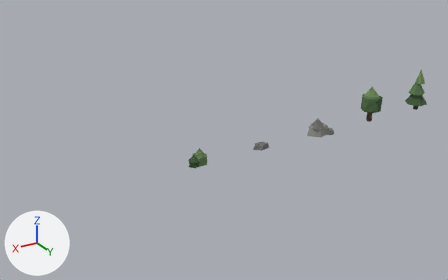
An edit to the glTF model assets/props/props.glb, drawn before and after from the same camera.
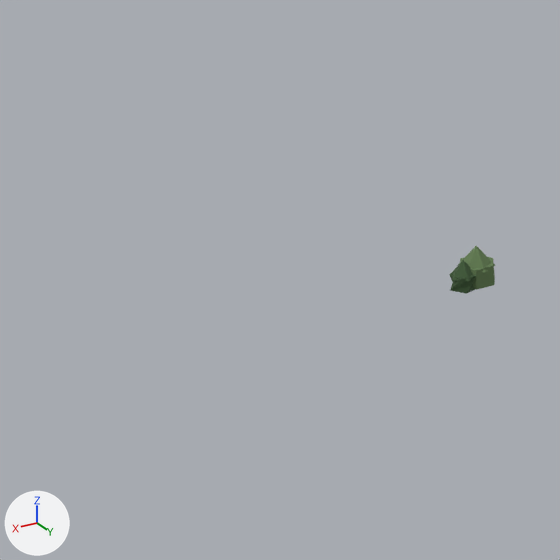
Each version is shown whole from a camera (50 mm lens) standing at (8.98, -17.22, 4.19) and looking at (4.19, -25.2, 0.2), then close up on the part from 0% to 52% of the width and 16% to 100% of the height. Lighting does not change. The marker at lower left points along +X, +Y and +Z. The last two pictures show the newer version.

Names of what the first close-up shows: 'bush'.
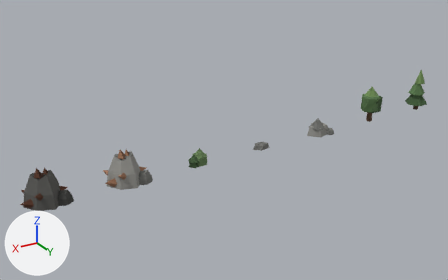
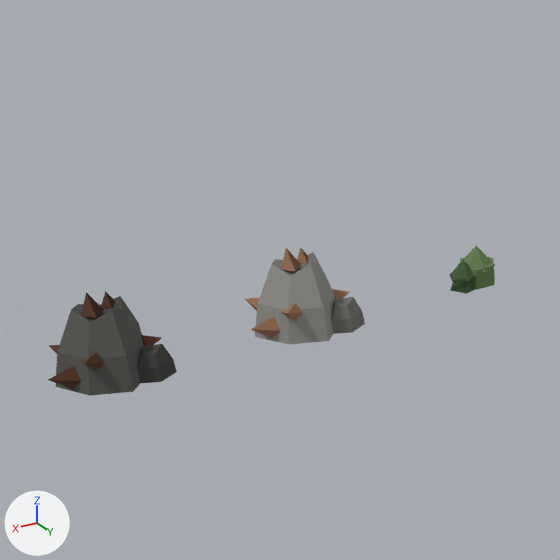
Changed parts and their boxes [x1, y1, x2, y2] in the close-ups (560 x 560 px):
'ore_dim', added
    after: [48, 291, 177, 396]
    faces in mat_p_rock_dim (dark grey #585855): [56, 296, 144, 396]
    faces in mat_p_rock_d_dim (dark grey #424340): [71, 296, 177, 383]
    faces in mat_p_ore_dim (brown #5b3828): [48, 292, 161, 389]
    faces in mat_p_ore_d_dim (brown #442719): [86, 291, 145, 346]
'ore', added
    after: [245, 248, 365, 344]
    faces in mat_p_rock (grey #93928d): [255, 254, 335, 344]
    faces in mat_p_rock_d (grey #72726e): [272, 252, 365, 334]
    faces in mat_p_ore (brown #9d7358): [245, 248, 350, 338]
    faces in mat_p_ore_d (brown #7a5640): [287, 248, 336, 299]

The change, as a diff of the scene's bpy script:
```diff
--- a/assets/props/props.glb.py
+++ b/assets/props/props.glb.py
@@ mat_p_ore_dim @@
+mat_p_ore_dim = principled_material('p_ore_dim')
+mat_p_ore_dim.base_color = (0.105, 0.04, 0.021)  # brown #5b3828
+mat_p_ore_dim.roughness = 1.0
@@ mat_p_rock_dim @@
+mat_p_rock_dim = principled_material('p_rock_dim')
+mat_p_rock_dim.base_color = (0.098, 0.097, 0.09)  # dark grey #585855
+mat_p_rock_dim.roughness = 1.0
@@ mat_p_rock_d_dim @@
+mat_p_rock_d_dim = principled_material('p_rock_d_dim')
+mat_p_rock_d_dim.base_color = (0.055, 0.056, 0.052)  # dark grey #424340
+mat_p_rock_d_dim.roughness = 1.0
@@ mat_p_ore_d_dim @@
+mat_p_ore_d_dim = principled_material('p_ore_d_dim')
+mat_p_ore_d_dim.base_color = (0.058, 0.02, 0.01)  # brown #442719
+mat_p_ore_d_dim.roughness = 1.0
@@ mat_p_ore @@
+mat_p_ore = principled_material('p_ore')
+mat_p_ore.base_color = (0.335, 0.171, 0.098)  # brown #9d7358
+mat_p_ore.roughness = 1.0
@@ mat_p_ore_d @@
+mat_p_ore_d = principled_material('p_ore_d')
+mat_p_ore_d.base_color = (0.196, 0.094, 0.052)  # brown #7a5640
+mat_p_ore_d.roughness = 1.0
@@ me_ore_dim @@
+me_ore_dim.from_pydata(...)  # 70 vertices, 108 faces; spans x -0.35..0.359, y -0.249..0.284, z -0.009..0.55
+# faces by material slot: [33, 31, 20, 24]
+me_ore_dim.materials.append(mat_p_rock_dim)  # dark grey #585855
+me_ore_dim.materials.append(mat_p_rock_d_dim)  # dark grey #424340
+me_ore_dim.materials.append(mat_p_ore_dim)  # brown #5b3828
+me_ore_dim.materials.append(mat_p_ore_d_dim)  # brown #442719
@@ me_ore @@
+me_ore.from_pydata(...)  # 70 vertices, 108 faces; spans x -0.35..0.359, y -0.249..0.284, z -0.009..0.55
+# faces by material slot: [33, 31, 20, 24]
+me_ore.materials.append(mat_p_rock)  # grey #93928d
+me_ore.materials.append(mat_p_rock_d)  # grey #72726e
+me_ore.materials.append(mat_p_ore)  # brown #9d7358
+me_ore.materials.append(mat_p_ore_d)  # brown #7a5640
@@ ob_ore_dim @@
+ob_ore_dim = bpy.data.objects.new('ore_dim', me_ore_dim)
+ob_ore_dim.location = (7.2, -25.0, 0.0)
@@ ob_ore @@
+ob_ore = bpy.data.objects.new('ore', me_ore)
+ob_ore.location = (6.0, -25.0, 0.0)
```
